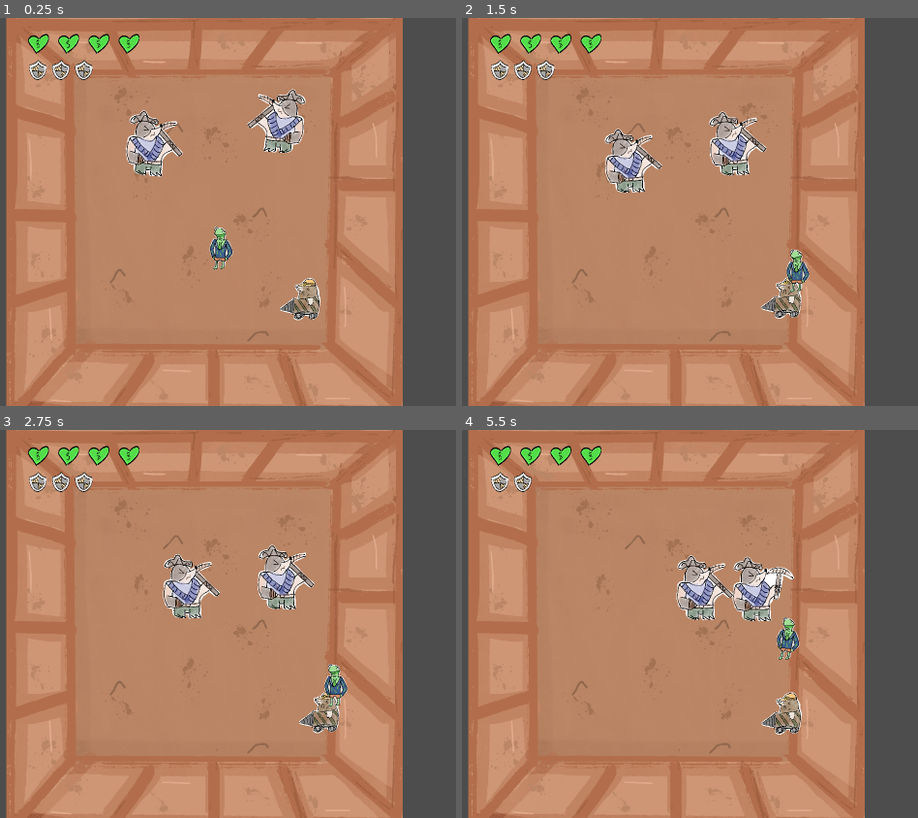
Above: before the commit, frames 1-4 (two rows, left to right).
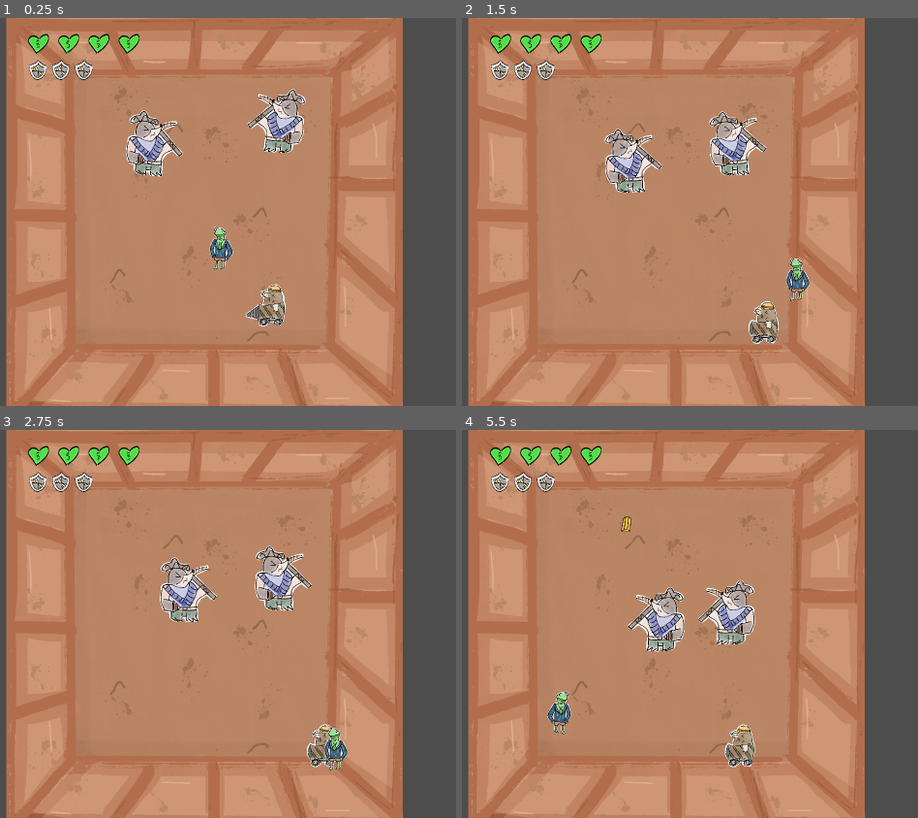
Above: after the commit, the same moments.

Repository: KaiPereira/Moles-vs-Lizards
Game: Godot game, scene res://scenes, scenes and scenes/floor1.tscn
The game is run twice, just before and just after one commit, with the same random seed, the same clock (stepped at 60 frames per second) and the same inputs.
Inputs (mouse positions are in pixels of both pictures, inside the frame that each line leads up to):
- Up to frame 1 (0.25 s): no input
- Up to frame 2 (1.5 s): move the mouse to (845, 192) at 0.52 s; press the mouse at (845, 192) at 0.53 s; hold D (right) 0.53-1.28 s; move the mouse to (516, 231) at 1.27 s; release the mouse at (516, 231) at 1.28 s; hold S (down) from 1.28 s (still down); tap E (interact) at 1.35 s
- Up to frame 3 (2.75 s): move the mouse to (287, 538) at 2.02 s; release S (down) at 2.03 s; press the mouse at (287, 538) at 2.03 s; hold D (right) from 2.03 s (still down)
- Up to frame 4 (5.5 s): move the mouse to (635, 701) at 2.77 s; release D (right) at 2.78 s; release the mouse at (635, 701) at 2.78 s; hold W (up) 2.78-3.53 s; tap E (interact) at 2.85, 4.35 s; move the mouse to (904, 682) at 3.52 s; press the mouse at (904, 682) at 3.53 s; hold A (left) 3.53-5.03 s; move the mouse to (outside the picture) at 4.27 s; release the mouse at (outside the picture) at 4.28 s; move the mouse to (712, 624) at 5.02 s; press the mouse at (712, 624) at 5.03 s; hold S (down) from 5.03 s (still down)

The runs differ from the first frame. In frame 1, 1.0% of the frame differs, in the area x 53-71%, y 67-80%; in frame 2, 1.3%; in frame 3, 3.8%; in frame 4, 6.7%, in the area x 16-75%, y 10-87%.

Commit message:
shooting going well for the enemy, did the holes too!

Diff:
--- a/scenes, scenes and scenes/enemy_ranged.gd
+++ b/scenes, scenes and scenes/enemy_ranged.gd
@@ -1,15 +1,38 @@
 extends CharacterBody2D
 
 @export var health: int = 100
-@export var speed: float = 150.0
-@export var desired_distance: float = 300.0 # How far to stay away
+@onready var player_node = get_node("../Player")
+@onready var animated_sprite = $AnimatedSprite2D
 
-@onready var player_node = get_node("../Player")
+@export var speed = 100
+@export var preferred_distance = 100.0
+@export var distance_tolerance = 10.0
 
-# Wobble settings
 @export var wobble_speed = 4.0
 @export var wobble_radians = 0.01
 var wobble_time := 0.0
+
+var can_attack = true
+var is_attacking = false
+var attack_cooldown: float = 2.0
+
+func _physics_process(delta: float) -> void:
+	if not player_node:
+		return
+
+	apply_wobble(delta)
+
+	var direction_to_player = global_position.direction_to(player_node.global_position)
+	var distance_to_player = global_position.distance_to(player_node.global_position)
+
+	if distance_to_player < (preferred_distance - distance_tolerance):
+		velocity = -direction_to_player * speed
+	elif distance_to_player > (preferred_distance + distance_tolerance):
+		velocity = direction_to_player * speed
+	else:
+		start_attack()
+
+	move_and_slide()
 
 func take_damage(amount: int):
 	health -= amount
@@ -25,25 +48,22 @@
 	wobble_time += delta * wobble_speed
 	rotation = sin(wobble_time) * wobble_radians
 
-func _process(delta: float) -> void:
-	apply_wobble(delta)
-
-func _physics_process(delta: float) -> void:
-	if not player_node:
+func start_attack():
+	if not can_attack:
 		return
 
-	# Calculate horizontal distance to player
-	var dir_to_player = player_node.global_position.x - global_position.x
+	is_attacking = true
+	can_attack = false
 
-	# Determine horizontal movement based on distance
-	if abs(dir_to_player) < desired_distance:
-		# Too close: Move away horizontally
-		velocity.x = -sign(dir_to_player) * speed
-	elif abs(dir_to_player) > desired_distance + 20: # +20 to prevent jitter
-		# Too far: Move closer horizontally
-		velocity.x = sign(dir_to_player) * speed
-	else:
-		# Within range: Stop horizontal movement
-		velocity.x = 0
+	animated_sprite.play("shoot")
 
-	move_and_slide()
+	await animated_sprite.animation_finished
+
+	# FIIREEE
+
+	await get_tree().create_timer(attack_cooldown).timeout
+
+	animated_sprite.play("default")
+
+	can_attack = true
+	is_attacking = false
--- a/scenes, scenes and scenes/floor1.tscn
+++ b/scenes, scenes and scenes/floor1.tscn
@@ -60,7 +60,7 @@
 "duration": 1.0,
 "texture": ExtResource("9_8klcq")
 }],
-"loop": true,
+"loop": false,
 "name": &"default",
 "speed": 5.0
 }, {
@@ -74,7 +74,7 @@
 "duration": 1.0,
 "texture": ExtResource("11_maal4")
 }],
-"loop": true,
+"loop": false,
 "name": &"shoot",
 "speed": 5.0
 }]
@@ -203,18 +203,18 @@
 animation = &"hit"
 
 [node name="Enemy_Ranged" type="CharacterBody2D" parent="." unique_id=1700474874 groups=["enemies"]]
-position = Vector2(376, 329)
+position = Vector2(681, 721)
 scale = Vector2(0.15468869, 0.15468869)
 script = ExtResource("9_vmfur")
 
 [node name="AnimatedSprite2D" type="AnimatedSprite2D" parent="Enemy_Ranged" unique_id=55372101]
-position = Vector2(2275.5386, 2553.5156)
+position = Vector2(-143.66754, -7.9107056)
 scale = Vector2(0.8256016, 0.8256016)
 sprite_frames = SubResource("SpriteFrames_gnybe")
-frame_progress = 0.18973611
+animation = &"shoot"
 
 [node name="CollisionShape2D" type="CollisionShape2D" parent="Enemy_Ranged" unique_id=1538122351]
-position = Vector2(2414.5269, 2551.9006)
+position = Vector2(-4.6792526, -9.525436)
 shape = SubResource("RectangleShape2D_avl6a")
 
 [node name="Player" type="CharacterBody2D" parent="." unique_id=1226964390]
